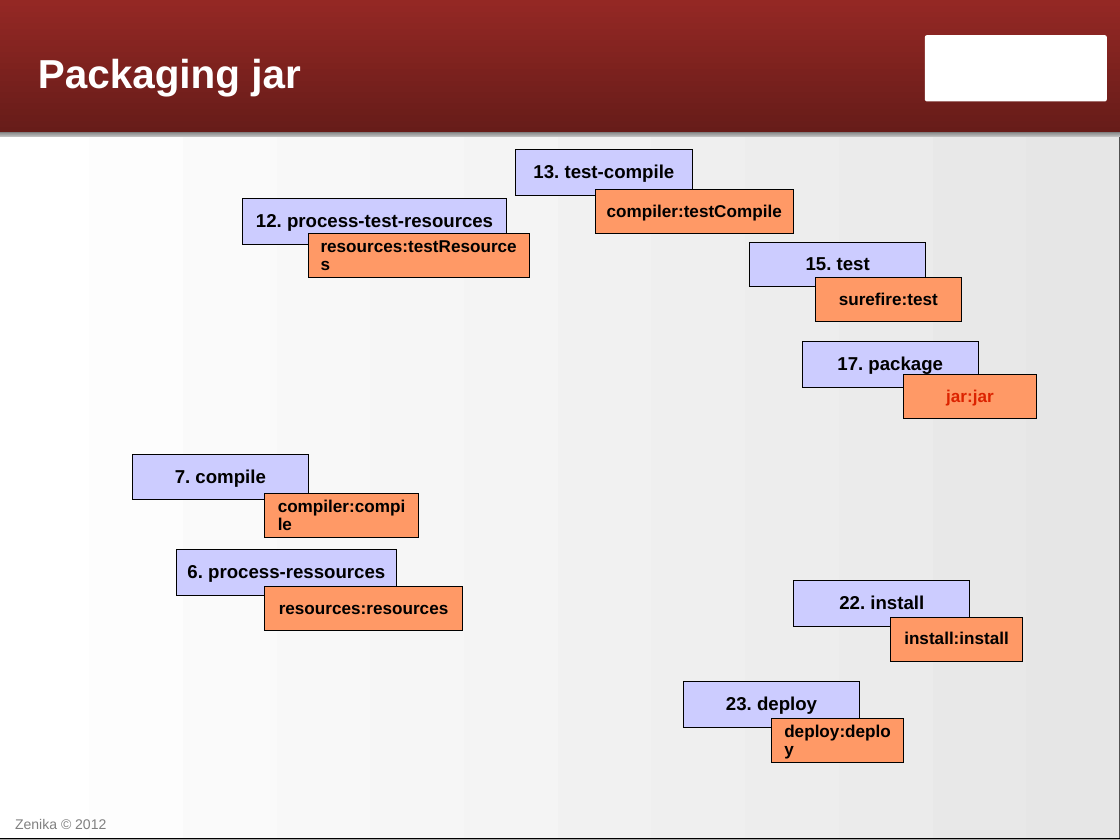
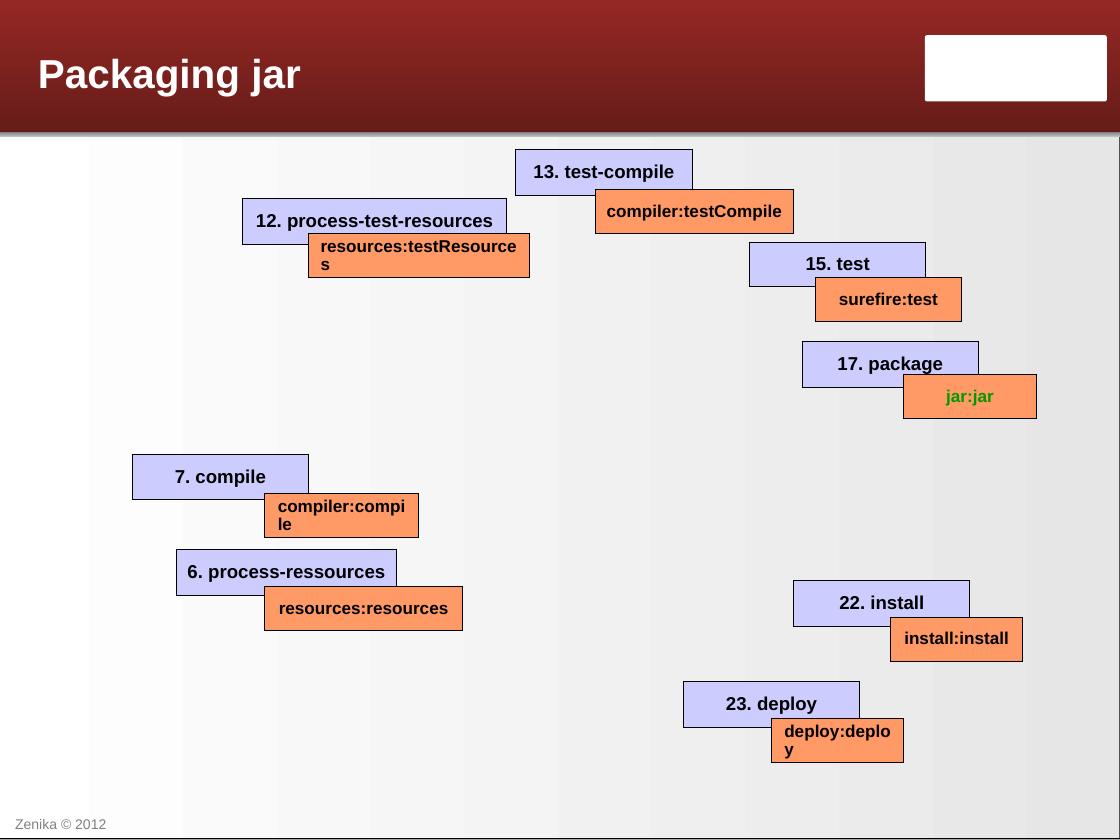
Before and after one commit to Zenika/formation-maven-osgi, a slide deck: slide 7 of Maven - 07 - Le cycle de construction.odp. Drawn at 1120x840 pixels with LibreOffice and Linux fonts; fonts in the diff are those of the drawing; background and template pictures are left out. Boxes give left, top, right and bottom in pixels: in the first picture for what was removed or moved away, otherwise in the second. Text is boxed around its words. In the diff, an @@ line names an element or a change of style, - is before the commit and + after.

```diff
--- a/Maven - 07 - Le cycle de construction.odp
+++ b/Maven - 07 - Le cycle de construction.odp
@@ rectangle "jar:jar" at box(904, 375, 1036, 419): text colour #DC2300 to #009900 @@
```
Also in this commit, not shown: 5 other slides changed, 1 slide added, 1 other file.
